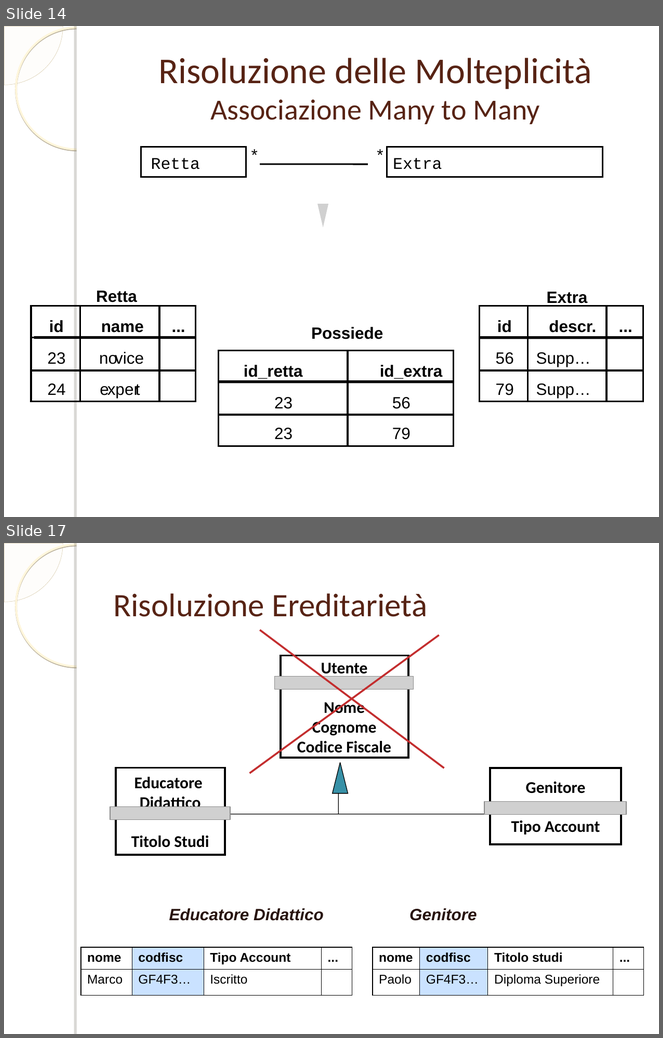
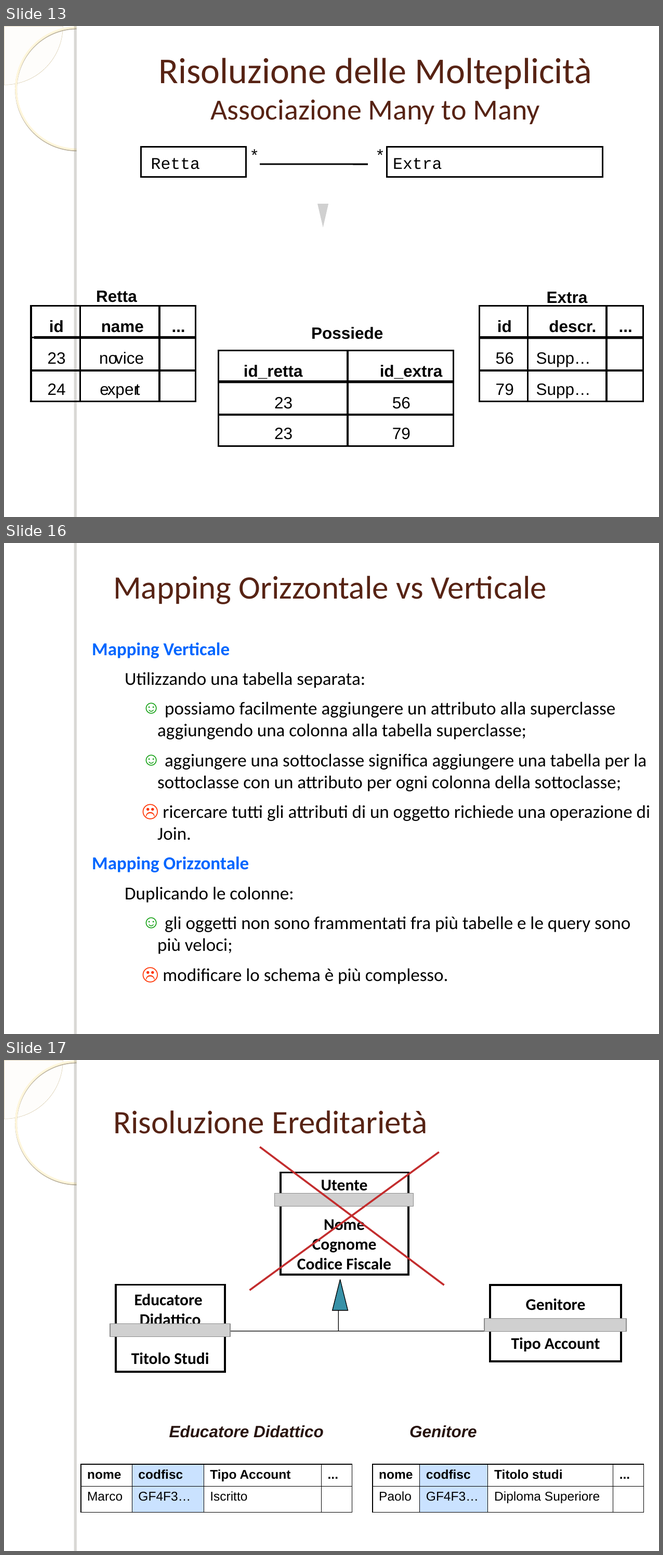
Before and after one commit to ammirate/at-silo, a slide deck: documenti_comuni/PresentazioneDB.ppt. Shown one above the other, each under a label of ours: slides 14 and 17 before the commit, slides 13, 16 and 17 after it; the slides between them are not shown. The pictures are 663x1038 and 663x1555 pixels, drawn with LibreOffice and Linux fonts; fonts in the diff are those of the drawing; grey boxes stand for pictures; background and template pictures are left out. Boxes give left, top, right and bottom in pixels: in the first picture for what was removed or moved away, otherwise in the second. Text is boxed around its words. In the diff, an @@ line names an element or a change of style, - is before the commit and + after.

Commit message:
[WR] Modifica presentazione in base alle nuove direttive

```diff
--- a/documenti_comuni/PresentazioneDB.ppt
+++ b/documenti_comuni/PresentazioneDB.ppt
@@ slide 16 added at [4,543,659,1034], background picture (left out); not listed: 1 template element that a slide beside it also shows @@
@@ text added at [113,576,547,604], 36 pt, text #572314 @@
+Mapping Orizzontale vs Verticale
@@ text added at [92,642,650,984], 20 pt, text #000000 @@
+Mapping Verticale
+  Utilizzando una tabella separata:
+    ☺ possiamo facilmente aggiungere un attributo alla superclasse aggiungendo una colonna alla tabella superclasse;
+    ☺ aggiungere una sottoclasse significa aggiungere una tabella per la sottoclasse con un attributo per ogni colonna della sottoclasse;
+    ☹ ricercare tutti gli attributi di un oggetto richiede una operazione di Join.
+Mapping Orizzontale
+  Duplicando le colonne:
+    ☺ gli oggetti non sono frammentati fra più tabelle e le query sono più veloci;
+    ☹ modificare lo schema è più complesso.
@@ what was slide 14 is now slide 13 @@
```
Also in this commit, not shown: 3 slides changed, 8 other slides added, 10 slides removed.
